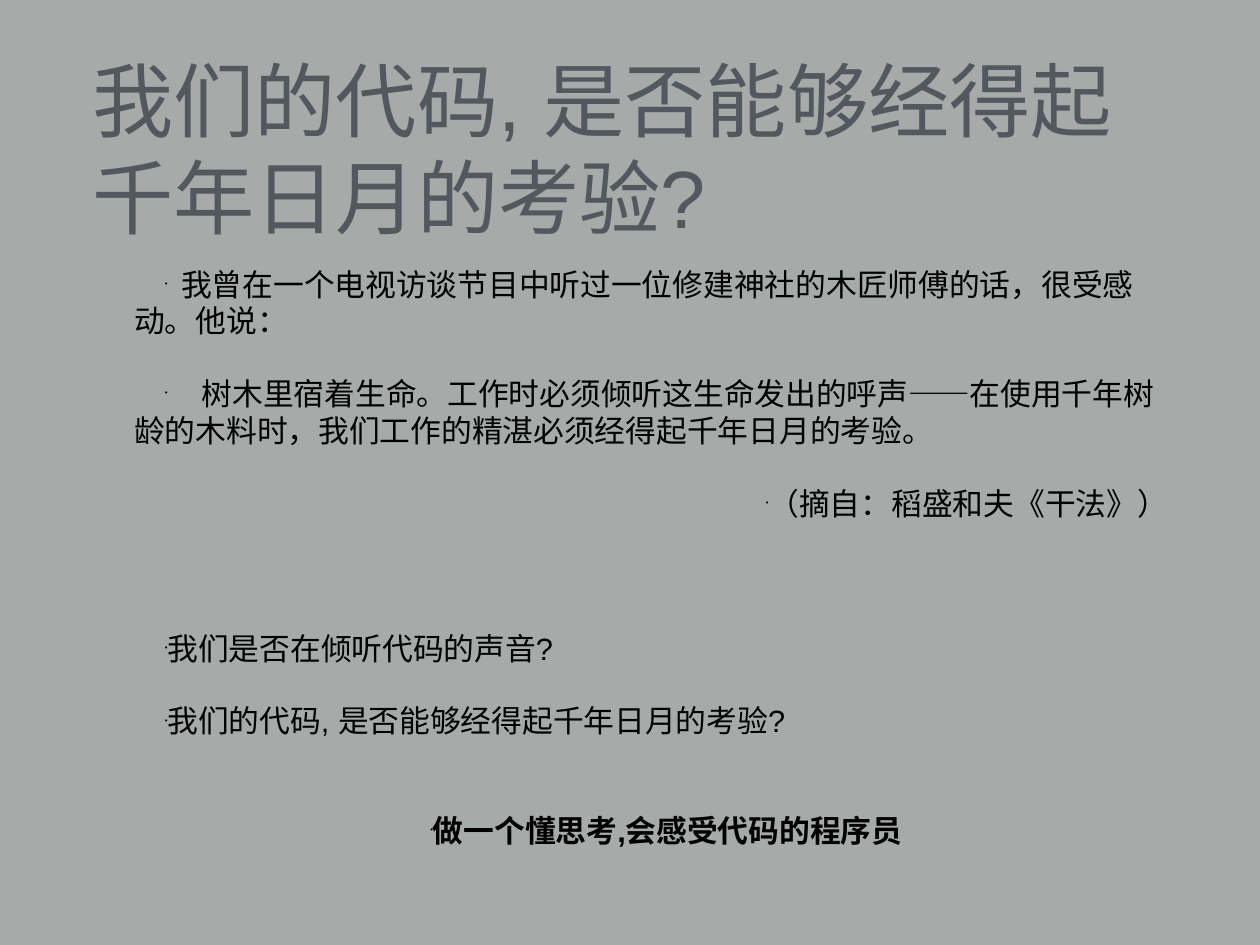
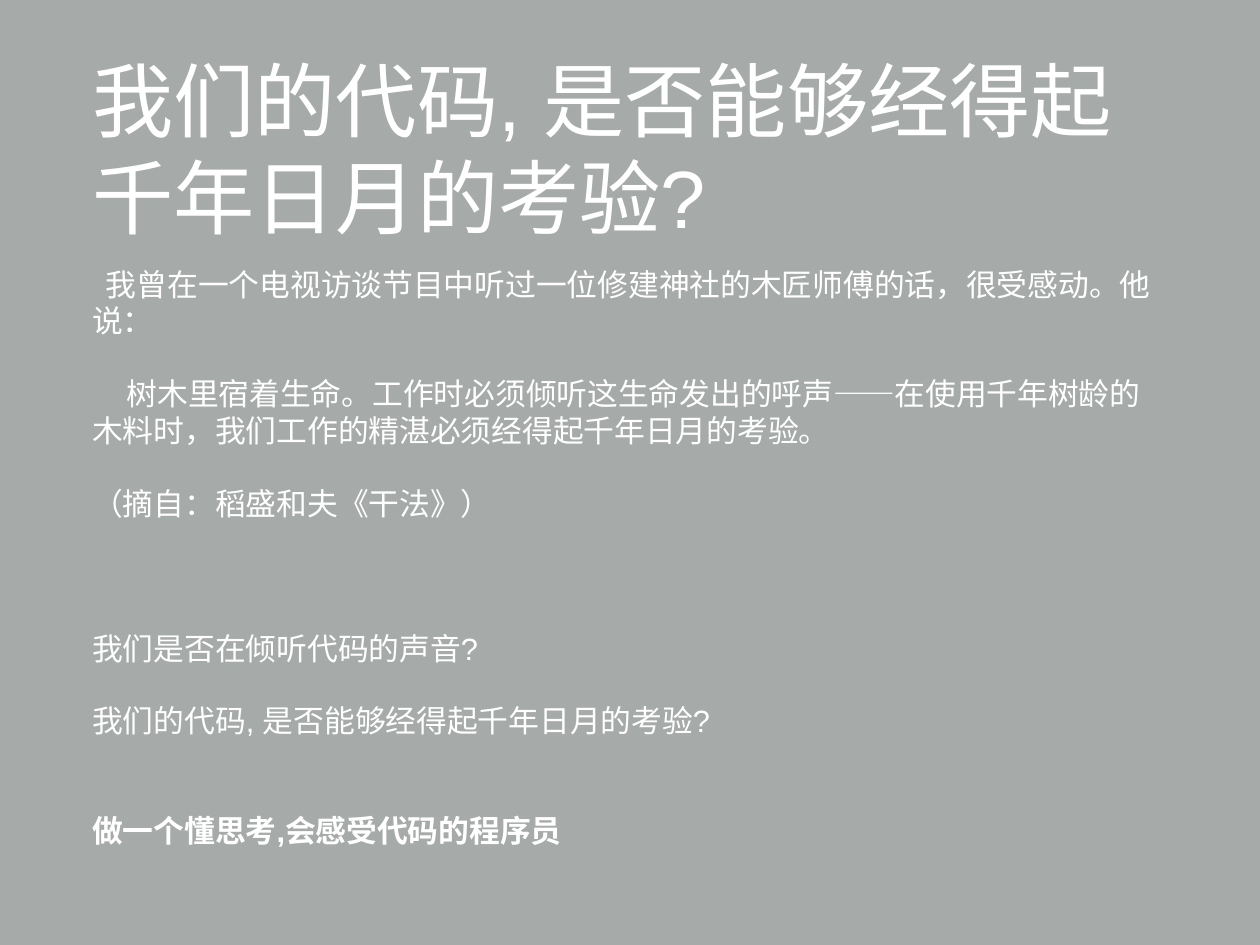
Before and after one commit to universsky/Clean_Code, a slide deck: slide 5 of 整洁的代码与规范_陈光剑2015-8-14.ppt. Drawn at 1260x945 pixels with LibreOffice and Linux fonts; fonts in the diff are those of the drawing. Boxes give left, top, right and bottom in pixels: in the first picture for what was removed or moved away, otherwise in the second. Text is boxed around its words. In the diff, an @@ line names an element or a change of style, - is before the commit and + after.

```diff
--- a/整洁的代码与规范_陈光剑2015-8-14.ppt
+++ b/整洁的代码与规范_陈光剑2015-8-14.ppt
@@ title "我们的代码, 是否能够经得起千年日月的考验?" at [92, 63, 1112, 235]: text colour #53585F to #FFFFFF @@
@@ text "我曾在一个电视访谈节目中听过一位修建神社的木匠师傅的话，很受感动。他说：" at [92, 270, 1151, 847]: text colour #000000 to #FFFFFF; bullet • to none; alignment right to left; alignment centre to left @@
```
Also in this commit, not shown: 43 other slides changed, 1 slide added, 1 slide removed, 2 other files.
